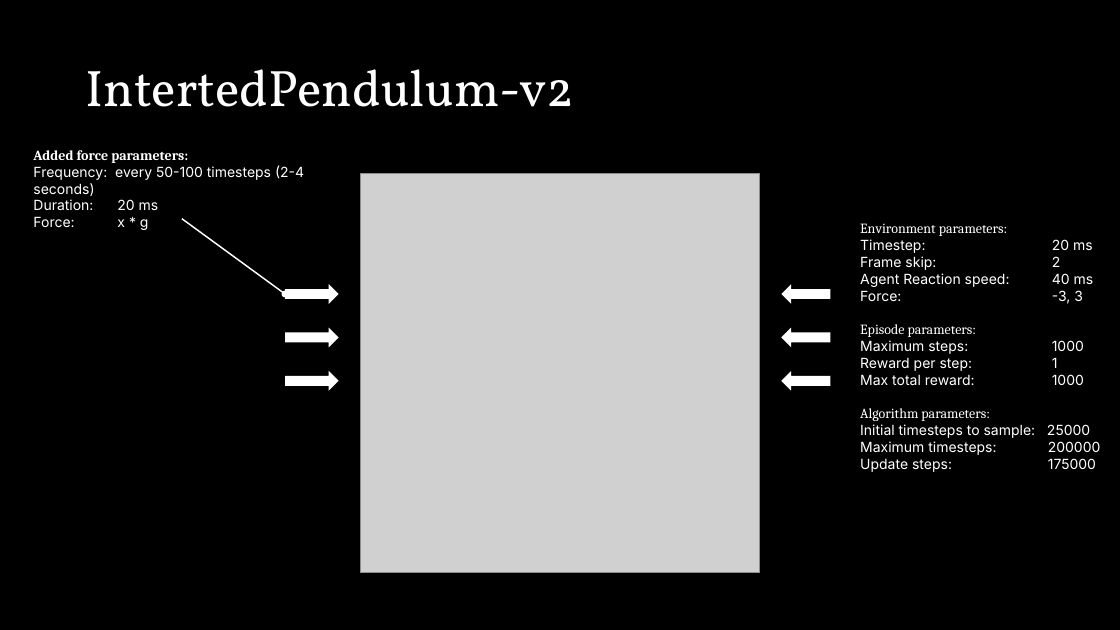
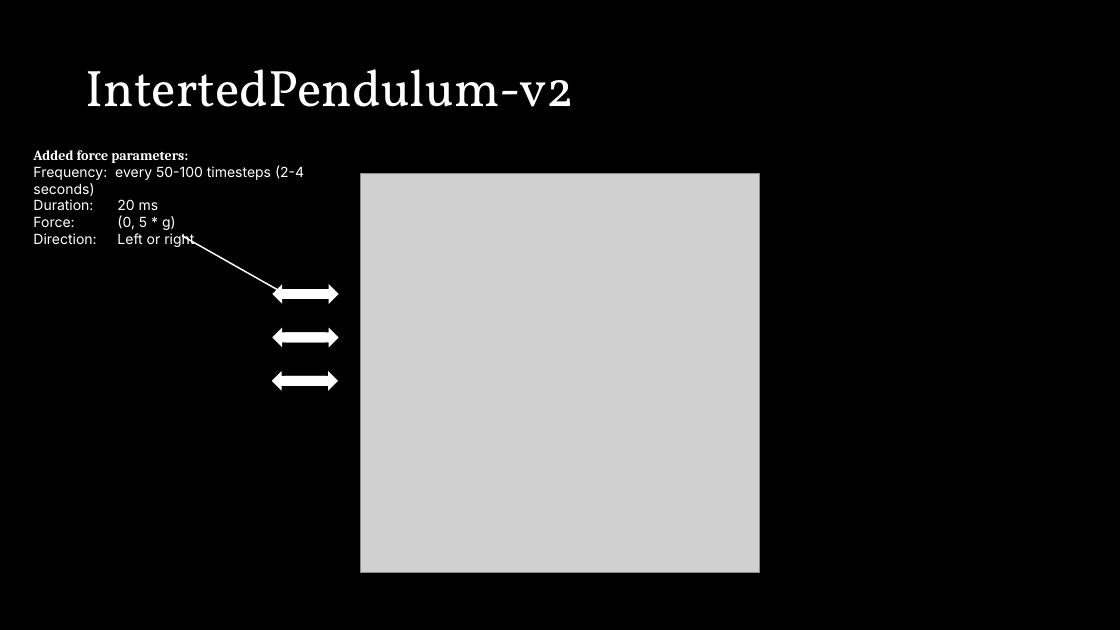
Before and after one commit to miracleyoo/TD3, a slide deck: slide 3 of documents/Real-time Quicknets.pptx. Drawn at 1120x630 pixels with LibreOffice and Linux fonts; fonts in the diff are those of the drawing; grey boxes stand for pictures. Boxes give left, top, right and bottom in pixels: in the first picture for what was removed or moved away, otherwise in the second. Text is boxed around its words. In the diff, an @@ line names an element or a change of style, - is before the commit and + after.

```diff
--- a/documents/Real-time Quicknets.pptx
+++ b/documents/Real-time Quicknets.pptx
@@ text at (33, 215, 194, 247): text changed @@
-Force: x * g
+Force: (0, 5 * g)
+Direction: Left or right
@@ arrow moved from (285, 294) - (182, 218) to (285, 294) - (182, 236) @@
@@ text removed at (860, 223, 1101, 472) @@
-Environment parameters:
-Timestep: 20 ms
-Frame skip: 2
-Agent Reaction speed: 40 ms
-Force: -3, 3
-Episode parameters:
-Maximum steps: 1000
-Reward per step: 1
-Max total reward: 1000
-Algorithm parameters:
-Initial timesteps to sample: 25000
-Maximum timesteps: 200000
-Update steps: 175000
@@ mirrored; rotation 0 to 180 degrees in 3 elements at (272, 284, 326, 304), (272, 328, 326, 348), (272, 371, 326, 392) @@
```
Also in this commit, not shown: 2 other slides changed, 2 slides added, 1 slide removed, 1 other file.
